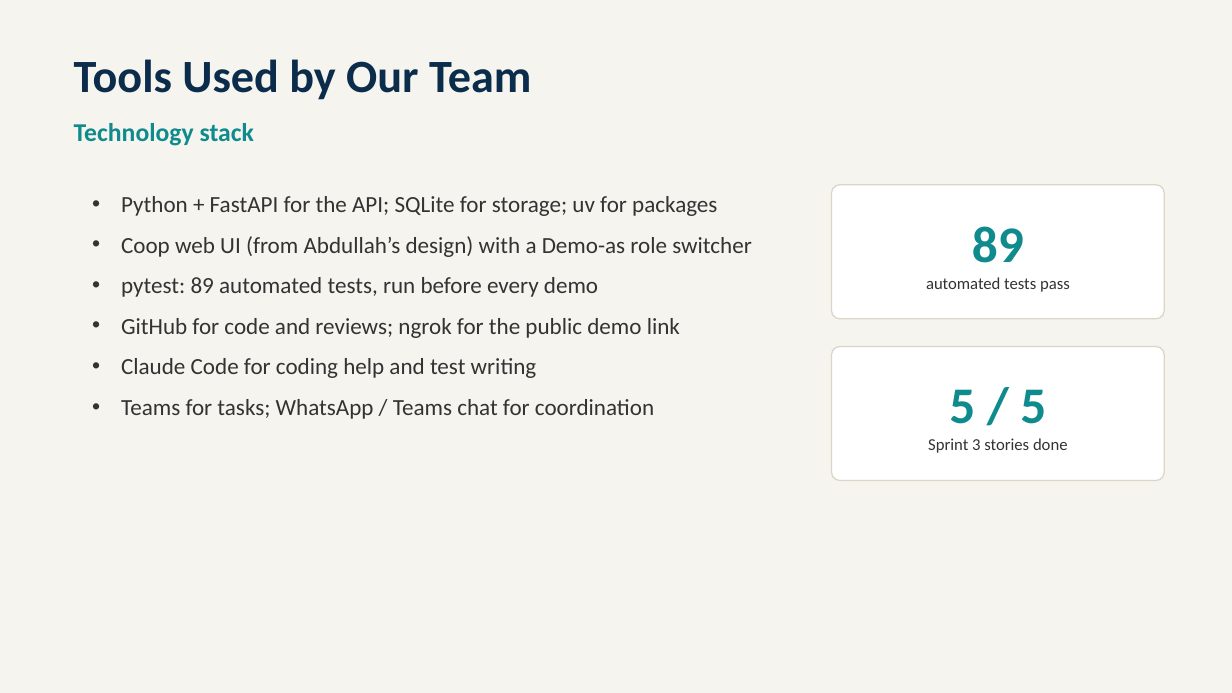
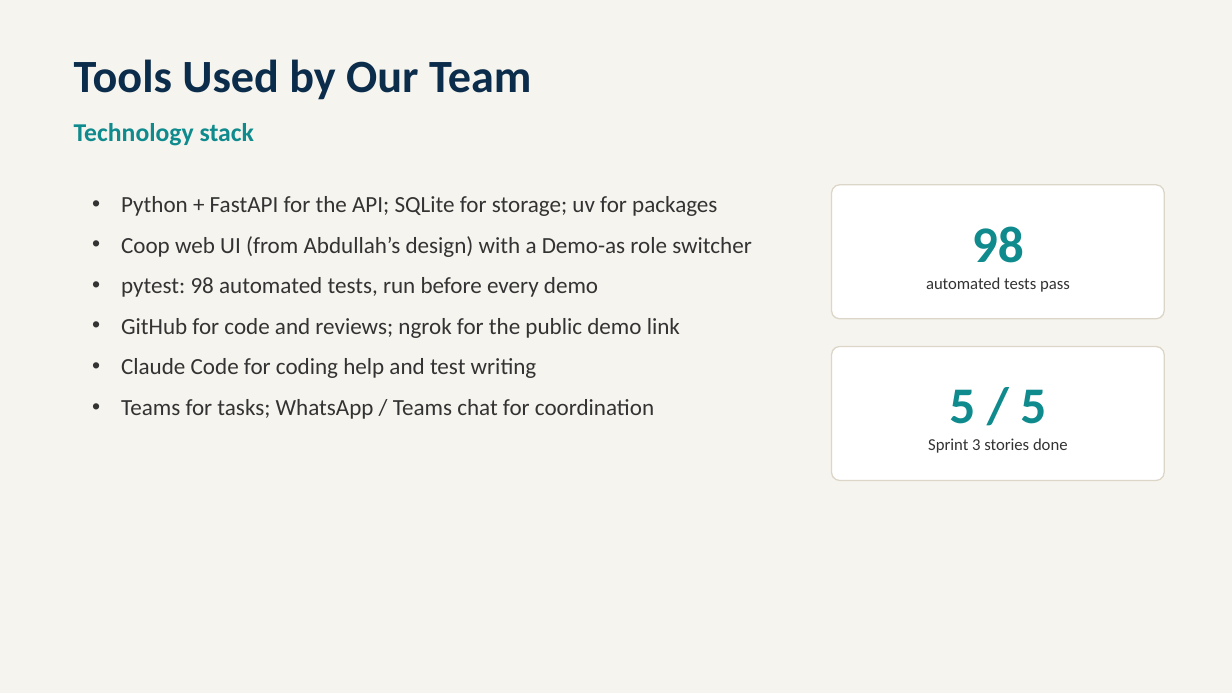
Before and after one commit to faizr206/InternshipPlatformSection2, a slide deck: slide 3 of artifacts/Sprint 3 - S2 Team 3.pptx. Drawn at 1232x693 pixels with LibreOffice and Linux fonts; fonts in the diff are those of the drawing. Boxes give left, top, right and bottom in pixels: in the first picture for what was removed or moved away, otherwise in the second. Text is boxed around its words. In the diff, an @@ line names an element or a change of style, - is before the commit and + after.

```diff
--- a/artifacts/Sprint 3 - S2 Team 3.pptx
+++ b/artifacts/Sprint 3 - S2 Team 3.pptx
@@ text in rounded rectangle at (972, 226, 1024, 263): text changed @@
-89
+98
@@ text at (121, 277, 598, 297): text changed @@
-• pytest: 89 automated tests, run before every demo
+• pytest: 98 automated tests, run before every demo
```
Also in this commit, not shown: 5 other slides changed, 16 other files.
